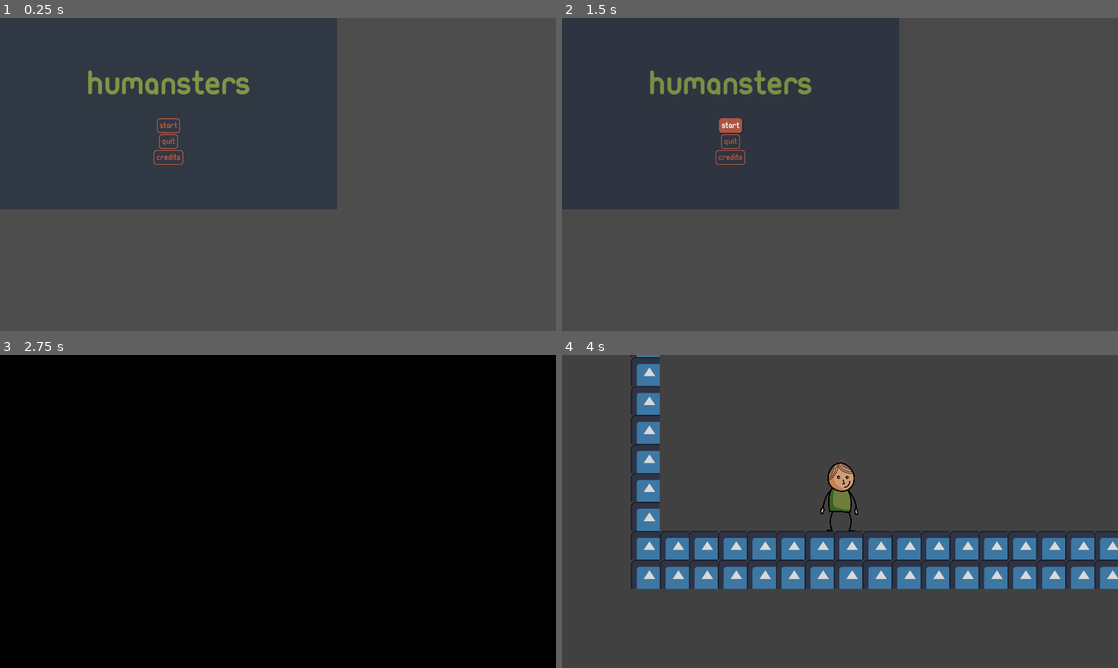
Above: before the commit, frames 1-4 (two rows, left to right).
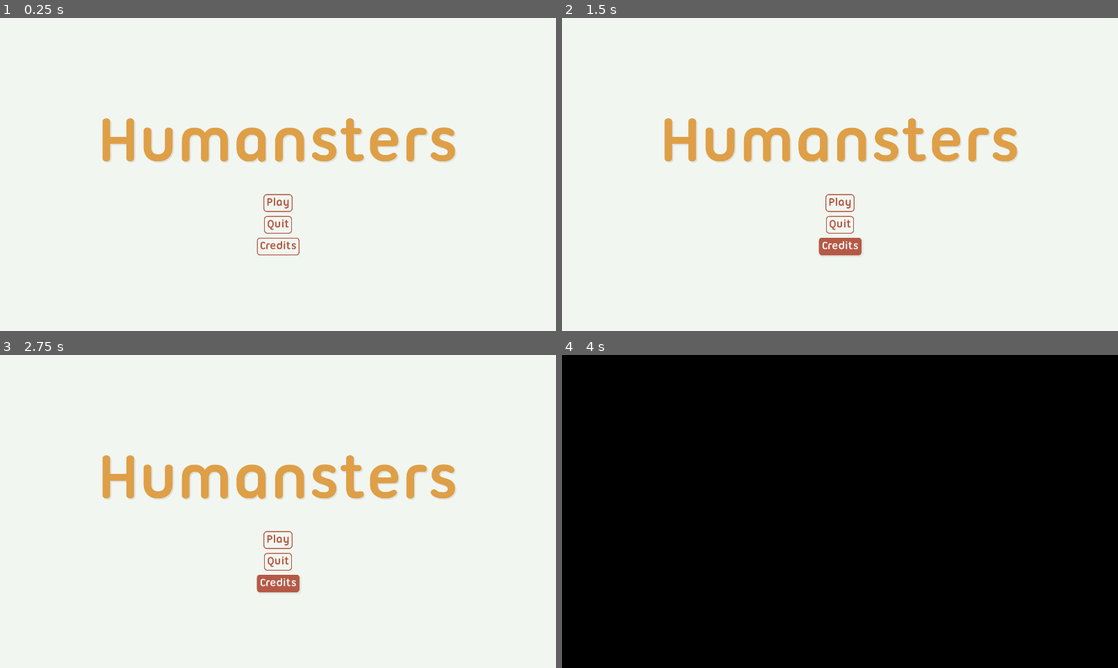
Above: after the commit, the same moments.

Repository: PingGames/GMTK-2023
Game: Godot game, scene res://scenes/welcome-screen.tscn
Same seed, same stepped clock (60 frames per second), same inputs: the game is played once before the commit and once after it. The engine's default icon, where the game draws it, is replaced by a stand-in: a white triangle on a blue panel in a dark square.
Inputs (mouse positions are in pixels of both pictures, inside the frame that each line leads up to):
- Up to frame 1 (0.25 s): no input
- Up to frame 2 (1.5 s): click "Credits" at 0.5 s; click (728, 124) at 1.25 s, where only the run before the commit has a clickable "Start"
- Up to frame 3 (2.75 s): click (166, 461) at 2 s, where only the run before the commit has a clickable "Start"
- Up to frame 4 (4 s): click (840, 539) at 2.75 s, where only the run after the commit has a clickable "Play"; click (840, 539) at 3.5 s, where only the run after the commit has a clickable "Play"

The runs differ from the first frame. In frame 1, 100% of the frame differs, in the area x 0-100%, y 0-100%; in frame 2, 100%; in frame 3, 100%; in frame 4, 100%.

Commit message:
Rework welcome screen

Diff:
--- a/src/scenes/welcome-screen.tscn
+++ b/src/scenes/welcome-screen.tscn
@@ -1,99 +1,120 @@
-[gd_scene load_steps=7 format=3 uid="uid://bujo6ub518osc"]
+[gd_scene load_steps=10 format=3 uid="uid://bujo6ub518osc"]
 
 [ext_resource type="FontFile" uid="uid://cywlilm2g8ve0" path="res://fonts/ubuntu-title/ubuntu-title.ttf" id="1_cmlqc"]
 [ext_resource type="Script" path="res://scripts/welcome-screen.gd" id="1_p4mch"]
 [ext_resource type="StyleBox" uid="uid://bjnrrttliskwu" path="res://styles/button-normal.tres" id="2_uqn82"]
+[ext_resource type="FontFile" uid="uid://dd0ycg7u8niwv" path="res://fonts/ubuntu-titling/ubuntu-titling-bold.ttf" id="3_7sout"]
 [ext_resource type="StyleBox" uid="uid://ctjojhhv3g87d" path="res://styles/button-hover.tres" id="3_h4hl2"]
 [ext_resource type="StyleBox" uid="uid://bq7if880pxh6l" path="res://styles/button-pressed.tres" id="4_e0c3e"]
 
-[sub_resource type="Theme" id="Theme_ownec"]
+[sub_resource type="Theme" id="Theme_trjcu"]
 default_font = ExtResource("1_cmlqc")
+
+[sub_resource type="StyleBoxEmpty" id="StyleBoxEmpty_ihods"]
+content_margin_left = 40.0
+
+[sub_resource type="LabelSettings" id="LabelSettings_dckaf"]
+font = ExtResource("3_7sout")
+font_size = 226
+font_color = Color(0.870588, 0.623529, 0.278431, 1)
+shadow_color = Color(0, 0, 0, 0.0784314)
+shadow_offset = Vector2(4, 4)
 
 [node name="WelcomeScreen" type="Node2D"]
 script = ExtResource("1_p4mch")
 
 [node name="Background" type="ColorRect" parent="."]
-offset_right = 1163.0
-offset_bottom = 659.0
+offset_right = 1931.0
+offset_bottom = 1088.0
 size_flags_horizontal = 3
 size_flags_vertical = 3
-color = Color(0.188235, 0.219608, 0.262745, 1)
+color = Color(0.945098, 0.964706, 0.941176, 1)
 
 [node name="Container" type="MarginContainer" parent="."]
-offset_right = 1164.0
-offset_bottom = 671.0
+offset_right = 1921.0
+offset_bottom = 1088.0
 
 [node name="VBoxContainer" type="VBoxContainer" parent="Container"]
 layout_mode = 2
 alignment = 1
 
-[node name="Title" type="Label" parent="Container/VBoxContainer"]
-layout_mode = 2
-theme = SubResource("Theme_ownec")
-theme_override_colors/font_color = Color(0.505882, 0.580392, 0.278431, 1)
-theme_override_font_sizes/font_size = 125
-text = "Humansters"
-horizontal_alignment = 1
-vertical_alignment = 1
-uppercase = true
-
-[node name="ColorRect" type="ColorRect" parent="Container/VBoxContainer"]
+[node name="Spacer" type="ColorRect" parent="Container/VBoxContainer"]
 custom_minimum_size = Vector2(0, 50)
 layout_mode = 2
 color = Color(1, 1, 1, 0)
 
-[node name="ButtonGroup" type="VBoxContainer" parent="Container/VBoxContainer"]
+[node name="Title" type="Label" parent="Container/VBoxContainer"]
 layout_mode = 2
-theme_override_constants/separation = 5
+theme = SubResource("Theme_trjcu")
+theme_override_colors/font_color = Color(0.505882, 0.580392, 0.278431, 1)
+theme_override_font_sizes/font_size = 125
+theme_override_styles/normal = SubResource("StyleBoxEmpty_ihods")
+text = "Humansters"
+label_settings = SubResource("LabelSettings_dckaf")
+horizontal_alignment = 1
+vertical_alignment = 1
 
-[node name="StartButton" type="Button" parent="Container/VBoxContainer/ButtonGroup"]
+[node name="Spacer2" type="ColorRect" parent="Container/VBoxContainer"]
+custom_minimum_size = Vector2(0, 50)
+layout_mode = 2
+color = Color(1, 1, 1, 0)
+
+[node name="VBoxContainer" type="VBoxContainer" parent="Container/VBoxContainer"]
+layout_mode = 2
+theme_override_constants/separation = 15
+
+[node name="PlayButton" type="Button" parent="Container/VBoxContainer/VBoxContainer"]
+layout_mode = 2
+size_flags_horizontal = 4
+size_flags_vertical = 4
+mouse_default_cursor_shape = 2
+theme_override_colors/font_color = Color(0.709804, 0.34902, 0.270588, 1)
+theme_override_colors/font_pressed_color = Color(0.945098, 0.964706, 0.941176, 1)
+theme_override_colors/font_hover_color = Color(0.945098, 0.964706, 0.941176, 1)
+theme_override_fonts/font = ExtResource("3_7sout")
+theme_override_font_sizes/font_size = 40
+theme_override_styles/normal = ExtResource("2_uqn82")
+theme_override_styles/hover = ExtResource("3_h4hl2")
+theme_override_styles/pressed = ExtResource("4_e0c3e")
+theme_override_styles/focus = ExtResource("3_h4hl2")
+text = "Play"
+alignment = 0
+
+[node name="QuitButton" type="Button" parent="Container/VBoxContainer/VBoxContainer"]
 layout_mode = 2
 size_flags_horizontal = 4
 size_flags_vertical = 3
 mouse_default_cursor_shape = 2
 theme_override_colors/font_color = Color(0.709804, 0.34902, 0.270588, 1)
-theme_override_colors/font_pressed_color = Color(1, 1, 1, 1)
-theme_override_colors/font_hover_color = Color(1, 1, 1, 1)
-theme_override_fonts/font = ExtResource("1_cmlqc")
-theme_override_font_sizes/font_size = 30
-theme_override_styles/normal = ExtResource("2_uqn82")
-theme_override_styles/hover = ExtResource("3_h4hl2")
-theme_override_styles/pressed = ExtResource("4_e0c3e")
-theme_override_styles/focus = ExtResource("3_h4hl2")
-text = "Start"
-
-[node name="QuitButton" type="Button" parent="Container/VBoxContainer/ButtonGroup"]
-layout_mode = 2
-size_flags_horizontal = 4
-size_flags_vertical = 3
-mouse_default_cursor_shape = 2
-theme_override_colors/font_color = Color(0.709804, 0.34902, 0.270588, 1)
-theme_override_colors/font_pressed_color = Color(1, 1, 1, 1)
-theme_override_colors/font_hover_color = Color(1, 1, 1, 1)
-theme_override_fonts/font = ExtResource("1_cmlqc")
-theme_override_font_sizes/font_size = 30
+theme_override_colors/font_pressed_color = Color(0.945098, 0.964706, 0.941176, 1)
+theme_override_colors/font_hover_color = Color(0.945098, 0.964706, 0.941176, 1)
+theme_override_fonts/font = ExtResource("3_7sout")
+theme_override_font_sizes/font_size = 40
 theme_override_styles/normal = ExtResource("2_uqn82")
 theme_override_styles/hover = ExtResource("3_h4hl2")
 theme_override_styles/pressed = ExtResource("4_e0c3e")
 theme_override_styles/focus = ExtResource("3_h4hl2")
 text = "Quit"
 
-[node name="CreditsButton" type="Button" parent="Container/VBoxContainer/ButtonGroup"]
+[node name="CreditsButton" type="Button" parent="Container/VBoxContainer/VBoxContainer"]
 layout_mode = 2
 size_flags_horizontal = 4
 size_flags_vertical = 3
 mouse_default_cursor_shape = 2
 theme_override_colors/font_color = Color(0.709804, 0.34902, 0.270588, 1)
-theme_override_colors/font_pressed_color = Color(1, 1, 1, 1)
-theme_override_colors/font_hover_color = Color(1, 1, 1, 1)
-theme_override_fonts/font = ExtResource("1_cmlqc")
-theme_override_font_sizes/font_size = 30
+theme_override_colors/font_pressed_color = Color(0.945098, 0.964706, 0.941176, 1)
+theme_override_colors/font_hover_color = Color(0.945098, 0.964706, 0.941176, 1)
+theme_override_fonts/font = ExtResource("3_7sout")
+theme_override_font_sizes/font_size = 40
 theme_override_styles/normal = ExtResource("2_uqn82")
 theme_override_styles/hover = ExtResource("3_h4hl2")
 theme_override_styles/pressed = ExtResource("4_e0c3e")
 theme_override_styles/focus = ExtResource("3_h4hl2")
 text = "Credits"
 
-[connection signal="pressed" from="Container/VBoxContainer/ButtonGroup/StartButton" to="." method="_on_start_button_pressed"]
-[connection signal="pressed" from="Container/VBoxContainer/ButtonGroup/QuitButton" to="." method="_on_quit_button_pressed"]
-[connection signal="pressed" from="Container/VBoxContainer/ButtonGroup/CreditsButton" to="." method="_on_credits_button_pressed"]
+[connection signal="pressed" from="Container/VBoxContainer/VBoxContainer/PlayButton" to="." method="_on_play_button_pressed"]
+[connection signal="pressed" from="Container/VBoxContainer/VBoxContainer/PlayButton" to="." method="_on_try_again_button_pressed" flags=18]
+[connection signal="pressed" from="Container/VBoxContainer/VBoxContainer/PlayButton" to="." method="_on_retry_button_pressed" flags=18]
+[connection signal="pressed" from="Container/VBoxContainer/VBoxContainer/QuitButton" to="." method="_on_quit_button_pressed"]
+[connection signal="pressed" from="Container/VBoxContainer/VBoxContainer/QuitButton" to="." method="_on_menu_button_pressed" flags=18]
+[connection signal="pressed" from="Container/VBoxContainer/VBoxContainer/CreditsButton" to="." method="_on_menu_button_pressed" flags=18]
--- a/src/scripts/welcome-screen.gd
+++ b/src/scripts/welcome-screen.gd
@@ -1,7 +1,7 @@
 extends Node2D
 
 
-func _on_start_button_pressed():
+func _on_play_button_pressed():
 	SceneTransition.change_scene_to_file("res://scenes/level.tscn")
 
 
